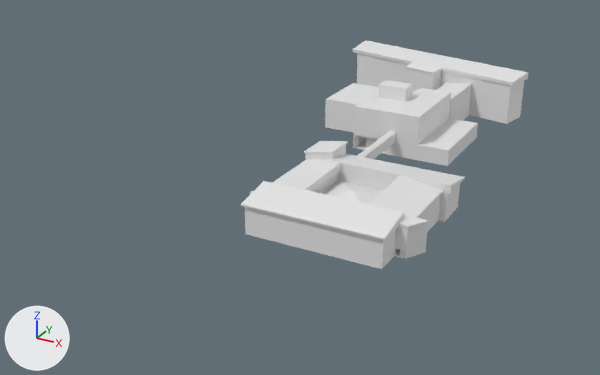
A saved change to the glTF model assets/3D/AESLowPolyREADY.glb.
Both versions are drawn from a camera (50 mm lens) standing at (5.08, -10.56, 4.43) and looking at (-0.49, -0.43, -0.64). Lighting does not change. The marker at lower left points along +X, +Y and +Z. Where no turn or scale is listed for an object, it has been applied to the vertices.

The first picture shows 'A1VIEW_WALL', 'A2VIEW_WALL', 'A_DACH', 'B0VIEW_WALL', 'B1VIEW_WALL', 'B2VIEW_WALL', 'B3VIEW_WALL', 'B_DACH', 'C1VIEW_WALL', 'C2VIEW_WALL', 'C3VIEW_WALL', 'C_DACH'.
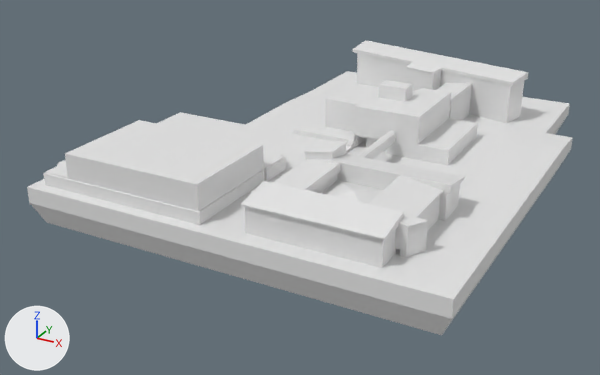
What differs and where, as boxes (x1, y1, x2, y2) in the pictures (600 x 375 px):
'AES_GELAENDE', added: after (27, 71, 573, 335)
'T1-3_DACH', added: after (45, 120, 284, 211)
'T1-3_WALL', added: after (43, 151, 286, 225)

Edits to the bpy script that builds the scene:
```text
Add me_cube:
    me_cube.from_pydata(...)  # 368 vertices, 652 faces; spans x -2.53..3.44, y -4.83..2.39, z -0.81..-0.05
Add me_plane_085:
    me_plane_085.from_pydata(...)  # 120 vertices, 219 faces; spans x -1.08..1.5, y -1.0..1.17, z -0.02..0.33
Add me_plane_082:
    me_plane_082.from_pydata(...)  # 691 vertices, 1302 faces; spans x -1.35..1.27, y -1.36..0.85, z -0.43..-0.26
Add ob_aes_gelaende:
    ob_aes_gelaende = bpy.data.objects.new('AES_GELAENDE', me_cube)
    ob_aes_gelaende.location = (-0.5, 1.39, 0.13)
Add ob_t1_3_dach:
    ob_t1_3_dach = bpy.data.objects.new('T1-3_DACH', me_plane_085)
    ob_t1_3_dach.location = (-1.78, -2.26, 0.19)
Add ob_t1_3_wall:
    ob_t1_3_wall = bpy.data.objects.new('T1-3_WALL', me_plane_082)
    ob_t1_3_wall.location = (-1.52, -1.92, 0.44)
```
